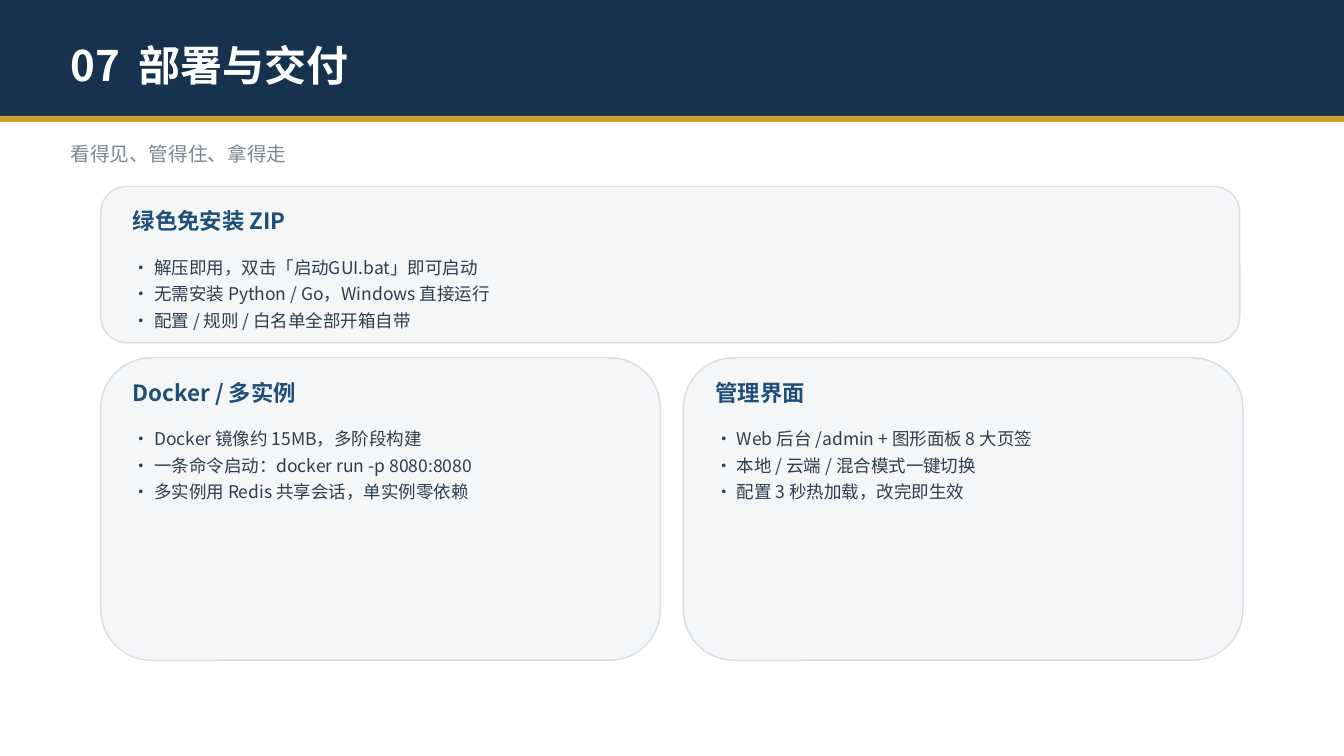
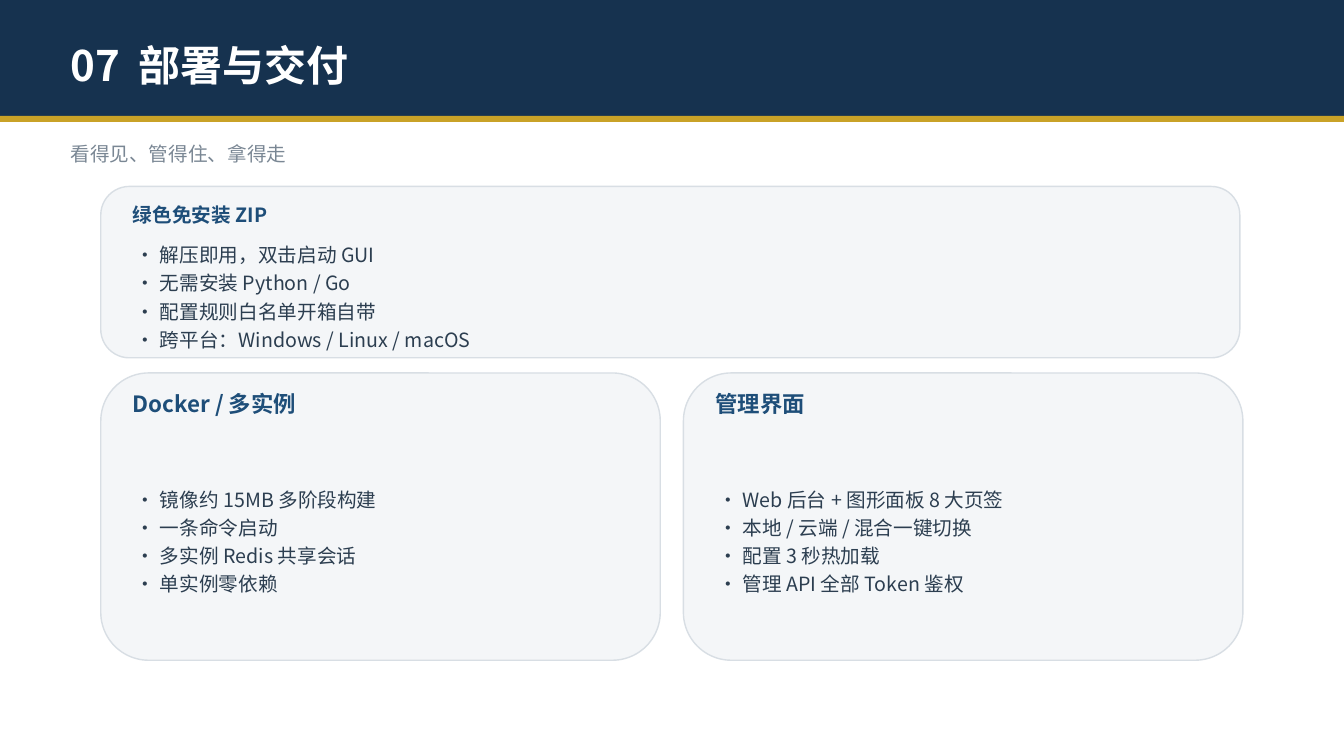
Before and after one commit to zhengyucheng-ktt/security-guard-agent, a slide deck: slide 16 of 安全交互守护智能体-演示.pptx. Drawn at 1344x756 pixels with LibreOffice and Linux fonts; fonts in the diff are those of the drawing. Boxes give left, top, right and bottom in pixels: in the first picture for what was removed or moved away, otherwise in the second. Text is boxed around its words. In the diff, an @@ line names an element or a change of style, - is before the commit and + after.

```diff
--- a/安全交互守护智能体-演示.pptx
+++ b/安全交互守护智能体-演示.pptx
@@ rounded rectangle: place and size @@
-rounded rectangle at [101,187,1240,343]
+rounded rectangle at [101,187,1240,358]
@@ text "绿色免安装 ZIP" at [133,205,268,224]: size 16 to 14 pt @@
@@ vertical alignment top to middle in 3 elements at [160,490,376,593], [743,490,1004,593], [160,245,471,349] @@
@@ text at [160,245,471,349]: text changed; size 12.5 to 14 pt @@
-• 解压即用，双击「启动GUI.bat」即可启动
-• 无需安装 Python / Go，Windows 直接运行
-• 配置 / 规则 / 白名单全部开箱自带
+• 解压即用，双击启动 GUI
+• 无需安装 Python / Go
+• 配置规则白名单开箱自带
+• 跨平台：Windows / Linux / macOS
@@ rounded rectangle: place and size @@
-rounded rectangle at [101,358,660,660]
+rounded rectangle at [101,373,660,660]
@@ text "Docker / 多实例": place and size @@
-text "Docker / 多实例" at [133,382,296,403]
+text "Docker / 多实例" at [133,393,296,414]
@@ rounded rectangle: place and size @@
-rounded rectangle at [684,358,1243,660]
+rounded rectangle at [684,373,1243,660]
@@ text "管理界面": place and size @@
-text "管理界面" at [716,382,805,403]
+text "管理界面" at [716,393,805,414]
@@ text at [160,490,376,593]: text changed; size 12.5 to 14 pt @@
-• Docker 镜像约 15MB，多阶段构建
-• 一条命令启动：docker run -p 8080:8080
-• 多实例用 Redis 共享会话，单实例零依赖
+• 镜像约 15MB 多阶段构建
+• 一条命令启动
+• 多实例 Redis 共享会话
+• 单实例零依赖
@@ text at [743,490,1004,593]: text changed; size 12.5 to 14 pt @@
-• Web 后台 /admin + 图形面板 8 大页签
-• 本地 / 云端 / 混合模式一键切换
-• 配置 3 秒热加载，改完即生效
+• Web 后台 + 图形面板 8 大页签
+• 本地 / 云端 / 混合一键切换
+• 配置 3 秒热加载
+• 管理 API 全部 Token 鉴权
```
Also in this commit, not shown: 14 other slides changed, 7 other files.
